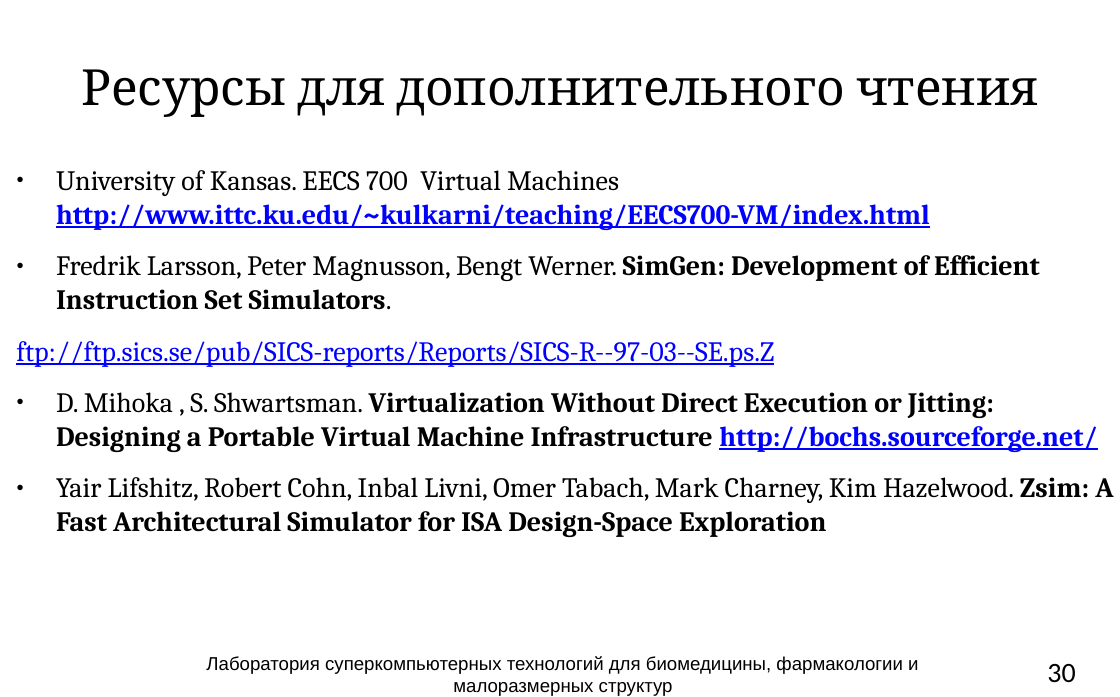
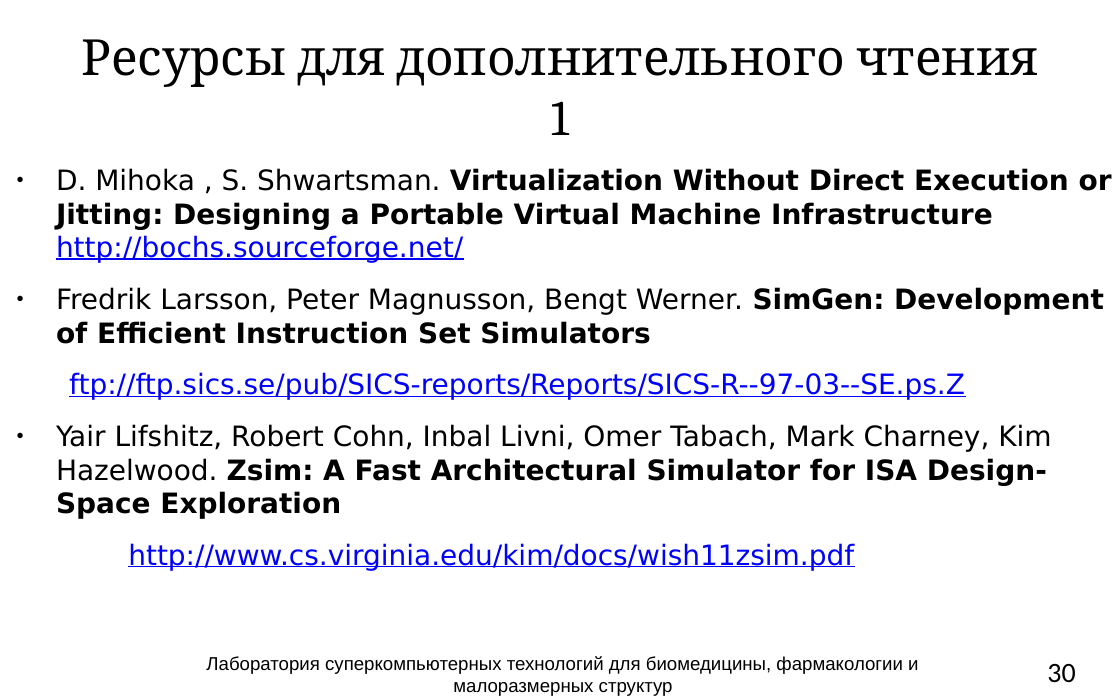
Before and after one commit to atakua/simlectures-archive, a slide deck: slide 30 of lecture03-cpu-interpretation/lecture03-cpu-interpretation.pptx. Drawn at 1120x697 pixels with LibreOffice and Linux fonts; fonts in the diff are those of the drawing; background and template pictures are left out. Boxes give left, top, right and bottom in pixels: in the first picture for what was removed or moved away, otherwise in the second. Text is boxed around its words. In the diff, an @@ line names an element or a change of style, - is before the commit and + after.

Commit message:
lecture updated

```diff
--- a/lecture03-cpu-interpretation/lecture03-cpu-interpretation.pptx
+++ b/lecture03-cpu-interpretation/lecture03-cpu-interpretation.pptx
@@ title at [81, 39, 1038, 135]: text changed @@
-Ресурсы для дополнительного чтения
+Ресурсы для дополнительного чтения 1
@@ text at [56, 168, 1112, 344]: text changed; font Cambria to DejaVu Sans @@
-● University of Kansas. EECS 700 Virtual Machines http://www.ittc.ku.edu/~kulkarni/teaching/EECS700-VM/index.html
-● Fredrik Larsson, Peter Magnusson, Bengt Werner. SimGen: Development of Efficient Instruction Set Simulators.
+● D. Mihoka , S. Shwartsman. Virtualization Without Direct Execution or Jitting: Designing a Portable Virtual Machine Infrastructure http://bochs.sourceforge.net/
+● Fredrik Larsson, Peter Magnusson, Bengt Werner. SimGen: Development of Efficient Instruction Set Simulators
@@ text at [56, 372, 1051, 519]: font Cambria to DejaVu Sans in "ftp://ftp.sics.se/pub/SICS-reports/Reports/SICS-R--97-03--SE ...", "Yair Lifshitz, Robert Cohn, Inbal Livni, Omer ..."; indent changed @@
@@ text at [56, 392, 1097, 452]: paragraph removed @@
-● D. Mihoka , S. Shwartsman. Virtualization Without Direct Execution or Jitting: Designing a Portable Virtual Machine Infrastructure http://bochs.sourceforge.net/
@@ text at [128, 543, 854, 571]: paragraph added @@
+http://www.cs.virginia.edu/kim/docs/wish11zsim.pdf
```
Also in this commit, not shown: 14 other slides changed, 3 slides added, 2 slides removed.
